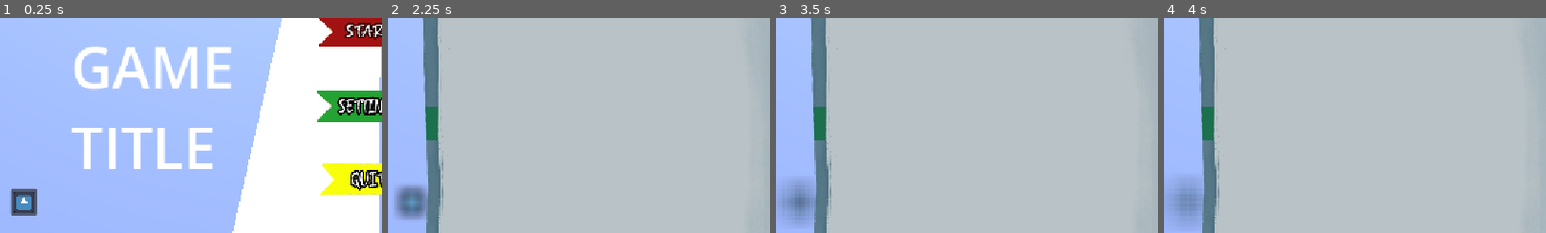
Above: before the commit, frames 1-4 (left to right).
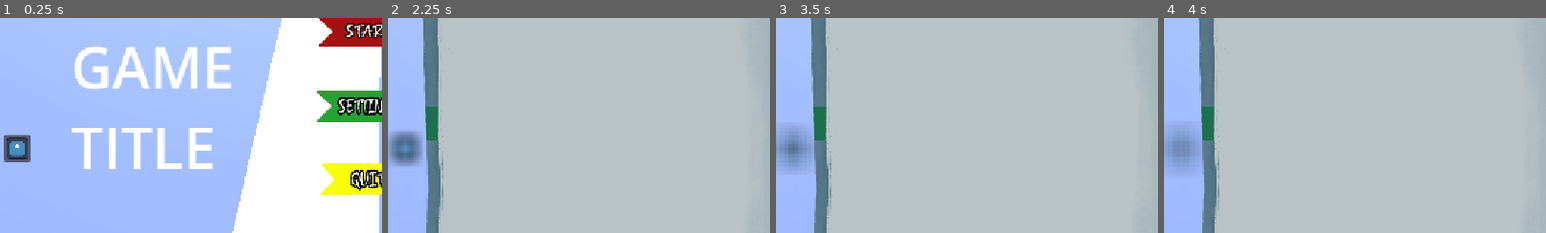
Above: after the commit, the same moments.

Repository: Blulow/octavuss_office
Game: Godot game, scene res://scenes/main_menu.tscn
Same seed, same stepped clock (60 frames per second), same inputs: the game is played once before the commit and once after it. The engine's default icon, where the game draws it, is replaced by a stand-in: a white triangle on a blue panel in a dark square.
Inputs (mouse positions are % of the whole screen's width and height, from its top left; square brackets give the same spot before the commit, where the layout moved):
- Up to frame 1 (0.25 s): no input
- Up to frame 2 (2.25 s): click (2, 75) [3, 88] at 0.5 s; click (2, 75) [3, 88] at 1.25 s; click (2, 75) [3, 88] at 2 s
- Up to frame 3 (3.5 s): tap Enter (ui_accept) at 2.75 s; drag from (55, 48) to (60, 28) at 2.77 s
- Up to frame 4 (4 s): drag from (55, 66) to (45, 70) at 3.52 s
The pictures show only the part of the screen within x 0-50%, y 45-95%; the shares and areas given below are measured in that part.

The runs differ from the first frame. In frame 1, 1.8% of the frame differs, in the area x 1-10%, y 54-92%; in frame 2, 2.7%; in frame 3, 3.3%; in frame 4, 3.4%, in the area x 0-11%, y 49-97%.

Commit message:
fix: clean up merger copies, ui clean

Diff:
--- a/scenes/dialogue_scene_facts_1.tscn
+++ /dev/null
@@ -1,120 +0,0 @@
-[gd_scene format=3 uid="uid://bcwl5qkvwop3m"]
-
-[ext_resource type="Script" uid="uid://bfemtu0onov7" path="res://scripts/dialogue_scene_facts.gd" id="1_scene"]
-[ext_resource type="PackedScene" uid="uid://cb5ue2xennvxk" path="res://scenes/dialogue_box.tscn" id="2_box"]
-[ext_resource type="PackedScene" uid="uid://caiarpyc05rrx" path="res://scenes/choice_box.tscn" id="3_choice"]
-[ext_resource type="PackedScene" uid="uid://co5dhliqpfxqm" path="res://scenes/facts_box.tscn" id="4_facts"]
-[ext_resource type="Script" path="res://scripts/notebook_button.gd" id="5_nb"]
-[ext_resource type="Texture2D" uid="uid://bkfm0hy52tho" path="res://icon.svg" id="6_icon"]
-[ext_resource type="PackedScene" uid="uid://c7iy0pgt87h3g" path="res://scenes/note_book.tscn" id="7_nb"]
-[ext_resource type="Shader" uid="uid://fsoauxr4xq5r" path="res://assets/shader/screen_blur.gdshader" id="8_blur"]
-
-[sub_resource type="Environment" id="Environment_menu"]
-fog_enabled = true
-fog_light_color = Color(0.037597656, 0.056079865, 0.0625, 1)
-volumetric_fog_albedo = Color(0.3359375, 0.3359375, 0.3359375, 1)
-
-[sub_resource type="StandardMaterial3D" id="StandardMaterial3D_table"]
-albedo_color = Color(0.13471985, 0.22307785, 0.42578125, 1)
-
-[sub_resource type="CylinderMesh" id="CylinderMesh_table"]
-material = SubResource("StandardMaterial3D_table")
-top_radius = 2.0
-height = 0.5
-
-[sub_resource type="CapsuleMesh" id="CapsuleMesh_client"]
-
-[sub_resource type="PlaneMesh" id="PlaneMesh_name"]
-size = Vector2(0.8, 0.2)
-
-[sub_resource type="ShaderMaterial" id="ShaderMaterial_blur"]
-shader = ExtResource("8_blur")
-shader_parameter/radius = 4.0
-
-[node name="DialogueSceneFacts" type="Node3D" unique_id=111532145]
-
-[node name="WorldEnvironment" type="WorldEnvironment" parent="." unique_id=1900018286]
-environment = SubResource("Environment_menu")
-
-[node name="Camera3D" type="Camera3D" parent="." unique_id=1723748450]
-transform = Transform3D(1, 0, 0, 0, 1, 0, 0, 0, 1, 0, 0.6272142, 2.7546952)
-current = true
-
-[node name="SpotLight3D" type="SpotLight3D" parent="." unique_id=1404252891]
-transform = Transform3D(1, 0, 0, 0, -4.371139e-08, 1, 0, -1, -4.371139e-08, 0, 2.7088766, 0)
-
-[node name="Table" type="MeshInstance3D" parent="." unique_id=1590192541]
-transform = Transform3D(1, 0, 0, 0, 1, 0, 0, 0, 1, 0, -0.5120692, 0)
-mesh = SubResource("CylinderMesh_table")
-
-[node name="Client1" type="MeshInstance3D" parent="." unique_id=788986570]
-transform = Transform3D(1, 0, 0, 0, 1, 0, 0, 0, 1, -1.4154668, 0, -3.1035836)
-mesh = SubResource("CapsuleMesh_client")
-
-[node name="Client2" type="MeshInstance3D" parent="." unique_id=2116905958]
-transform = Transform3D(1, 0, 0, 0, 1, 0, 0, 0, 1, 0.901541, 0, -3.1035836)
-mesh = SubResource("CapsuleMesh_client")
-
-[node name="NameStand" type="Node3D" parent="." unique_id=330254354]
-transform = Transform3D(0.98928577, 0, 0.14599197, 0, 1, 0, -0.14599197, 0, 0.98928577, -0.46910247, -0.17482334, 0.36041564)
-
-[node name="MeshInstance3D" type="MeshInstance3D" parent="NameStand" unique_id=1716158078]
-transform = Transform3D(1, 0, 0, 0, 0.70710677, -0.70710677, 0, 0.70710677, 0.70710677, 0, 0, 0.054950446)
-mesh = SubResource("PlaneMesh_name")
-
-[node name="MeshInstance3D2" type="MeshInstance3D" parent="NameStand" unique_id=1992983377]
-transform = Transform3D(1, 0, 0, 0, 0.7071067, 0.7071067, 0, -0.7071067, 0.7071067, 0, 0, -0.08770272)
-mesh = SubResource("PlaneMesh_name")
-
-[node name="Label3D" type="Label3D" parent="NameStand" unique_id=1257743121]
-transform = Transform3D(1, 0, 0, 0, 0.70710677, 0.70710677, 0, -0.70710677, 0.70710677, 0, 0, 0.057092637)
-text = "Dr Player"
-
-[node name="UI" type="CanvasLayer" parent="." unique_id=286922206]
-layer = 10
-script = ExtResource("1_scene")
-
-[node name="DialogueBox" parent="UI" unique_id=116718778 instance=ExtResource("2_box")]
-
-[node name="ChoiceBox" parent="UI" unique_id=1006367709 instance=ExtResource("3_choice")]
-width = 620.0
-center_offset_x = 210.0
-
-[node name="FactsBox" parent="UI" unique_id=72779882 instance=ExtResource("4_facts")]
-layout_mode = 3
-anchors_preset = 0
-offset_left = 24.0
-offset_top = 84.0
-offset_right = 384.0
-offset_bottom = 554.0
-
-[node name="NotebookButton" type="Button" parent="UI"]
-layout_mode = 3
-anchors_preset = 2
-anchor_top = 1.0
-anchor_bottom = 1.0
-offset_left = 16.0
-offset_top = -98.0
-offset_right = 56.0
-offset_bottom = -58.0
-custom_minimum_size = Vector2(40, 40)
-focus_mode = 0
-icon = ExtResource("6_icon")
-expand_icon = true
-script = ExtResource("5_nb")
-
-[node name="NotebookOverlay" type="CanvasLayer" parent="."]
-layer = 20
-visible = false
-
-[node name="BackBufferCopy" type="BackBufferCopy" parent="NotebookOverlay"]
-copy_mode = 2
-
-[node name="Blur" type="ColorRect" parent="NotebookOverlay"]
-anchors_preset = 15
-anchor_right = 1.0
-anchor_bottom = 1.0
-mouse_filter = 0
-material = SubResource("ShaderMaterial_blur")
-
-[node name="NoteBook" parent="NotebookOverlay" instance=ExtResource("7_nb")]
--- a/scenes/game.tscn
+++ b/scenes/game.tscn
@@ -87,10 +87,10 @@
 anchors_preset = 2
 anchor_top = 1.0
 anchor_bottom = 1.0
-offset_left = 16.0
-offset_top = -98.0
-offset_right = 56.0
-offset_bottom = -58.0
+offset_left = 6.0
+offset_top = -179.0
+offset_right = 46.0
+offset_bottom = -139.0
 grow_vertical = 0
 focus_mode = 0
 icon = ExtResource("10_kvpfn")
--- a/scenes/main_menu - Copy.tscn
+++ /dev/null
@@ -1,280 +0,0 @@
-[gd_scene format=3 uid="uid://c4asxrco5dq5p"]
-
-[ext_resource type="Script" uid="uid://c37vg6jhe0ay0" path="res://scripts/mainmenu.gd" id="1_lgwnu"]
-[ext_resource type="PackedScene" uid="uid://cw7qx4up1erpv" path="res://scenes/ui/strip.tscn" id="2_flqon"]
-[ext_resource type="Texture2D" uid="uid://dljk52dilrweh" path="res://assets/images/book.PNG" id="3_rcqid"]
-[ext_resource type="Texture2D" uid="uid://dekoxklfl4ay0" path="res://assets/buttons/startbutton.png" id="3_rtw2f"]
-[ext_resource type="PackedScene" uid="uid://df8j3swg8lxma" path="res://scenes/ui/strip2d.tscn" id="4_1ajci"]
-[ext_resource type="Texture2D" uid="uid://tpmssaxnt0fx" path="res://assets/buttons/button penanda buku v2 setting.png" id="4_oa1go"]
-[ext_resource type="Texture2D" uid="uid://bwxf3dsr2wcd4" path="res://assets/buttons/button penanda buku v2 quit.png" id="5_tbmy8"]
-[ext_resource type="PackedScene" uid="uid://co642745b7vsm" path="res://scenes/ui/animated_texture_rect.tscn" id="8_7b55j"]
-[ext_resource type="Texture2D" uid="uid://hl8gocycs3dn" path="res://assets/images/page_1.PNG" id="9_5pajh"]
-[ext_resource type="Texture2D" uid="uid://c6uedym22bktt" path="res://assets/images/page_3.PNG" id="10_j7ex8"]
-[ext_resource type="Texture2D" uid="uid://cf8mv0e3m0lhw" path="res://assets/images/page_2.PNG" id="11_a8gd2"]
-[ext_resource type="Script" uid="uid://bb7duecckfmbd" path="res://scripts/UI/settings_panel.gd" id="12_flqon"]
-[ext_resource type="PackedScene" uid="uid://djtxrqeg6047t" path="res://scenes/settings menu.tscn" id="13_rcqid"]
-
-[sub_resource type="StandardMaterial3D" id="StandardMaterial3D_drhbd"]
-albedo_color = Color(0.13471985, 0.22307785, 0.42578125, 1)
-
-[sub_resource type="CylinderMesh" id="CylinderMesh_u8ny3"]
-material = SubResource("StandardMaterial3D_drhbd")
-top_radius = 2.0
-height = 0.5
-
-[sub_resource type="CapsuleMesh" id="CapsuleMesh_u8ny3"]
-
-[sub_resource type="ShaderMaterial" id="ShaderMaterial_s5g8n"]
-
-[sub_resource type="StandardMaterial3D" id="StandardMaterial3D_uguvf"]
-next_pass = SubResource("ShaderMaterial_s5g8n")
-albedo_color = Color(0.88946533, 0.9401102, 0.96484375, 1)
-
-[sub_resource type="BoxMesh" id="BoxMesh_u8ny3"]
-material = SubResource("StandardMaterial3D_uguvf")
-size = Vector3(0.49621582, 0.1, 1)
-
-[sub_resource type="PlaneMesh" id="PlaneMesh_u8ny3"]
-size = Vector2(0.8, 0.2)
-
-[sub_resource type="Environment" id="Environment_u8ny3"]
-fog_enabled = true
-fog_light_color = Color(0.037597656, 0.056079865, 0.0625, 1)
-volumetric_fog_albedo = Color(0.3359375, 0.3359375, 0.3359375, 1)
-
-[sub_resource type="Gradient" id="Gradient_85riq"]
-
-[sub_resource type="GradientTexture2D" id="GradientTexture2D_u8ny3"]
-gradient = SubResource("Gradient_85riq")
-
-[sub_resource type="SpriteFrames" id="SpriteFrames_u8ny3"]
-animations = [{
-"frames": [{
-"duration": 1.0,
-"texture": ExtResource("10_j7ex8")
-}, {
-"duration": 1.0,
-"texture": ExtResource("11_a8gd2")
-}, {
-"duration": 1.0,
-"texture": ExtResource("9_5pajh")
-}],
-"loop": 1,
-"name": &"close",
-"speed": 5.0
-}, {
-"frames": [{
-"duration": 1.0,
-"texture": ExtResource("9_5pajh")
-}, {
-"duration": 1.0,
-"texture": ExtResource("11_a8gd2")
-}, {
-"duration": 1.0,
-"texture": ExtResource("10_j7ex8")
-}],
-"loop": 0,
-"name": &"open",
-"speed": 5.0
-}]
-
-[node name="Node3D" type="Node3D" unique_id=1446060369]
-script = ExtResource("1_lgwnu")
-
-[node name="TransCam" type="Camera3D" parent="." unique_id=849756624]
-
-[node name="Table" type="MeshInstance3D" parent="." unique_id=1665573118]
-transform = Transform3D(1, 0, 0, 0, 1, 0, 0, 0, 1, 0, -0.5120692, 0)
-mesh = SubResource("CylinderMesh_u8ny3")
-
-[node name="Player" type="MeshInstance3D" parent="." unique_id=2141148213]
-transform = Transform3D(1, 0, 0, 0, 1, 0, 0, 0, 1, 0, 0, 2.7546952)
-mesh = SubResource("CapsuleMesh_u8ny3")
-
-[node name="PlayerCam" type="Camera3D" parent="Player" unique_id=1977211648]
-transform = Transform3D(1, 0, 0, 0, 1, 0, 0, 0, 1, 0, 0.6272142, 0)
-
-[node name="Client1" type="MeshInstance3D" parent="." unique_id=1026843610]
-transform = Transform3D(1, 0, 0, 0, 1, 0, 0, 0, 1, -1.4154668, 0, -3.1035836)
-mesh = SubResource("CapsuleMesh_u8ny3")
-
-[node name="Client2" type="MeshInstance3D" parent="." unique_id=229096456]
-transform = Transform3D(1, 0, 0, 0, 1, 0, 0, 0, 1, 0.901541, 0, -3.1035836)
-mesh = SubResource("CapsuleMesh_u8ny3")
-
-[node name="StartCam" type="Camera3D" parent="." unique_id=796076622]
-transform = Transform3D(1, 0, 0, 0, 0.5222076, 0.85281837, 0, -0.85281837, 0.5222076, 0, 0.5119003, 1.7289213)
-
-[node name="MainMenuUI" type="Node3D" parent="." unique_id=36798950]
-
-[node name="Book" type="Node3D" parent="MainMenuUI" unique_id=733758904]
-transform = Transform3D(1, 0, 0, 0, 1, 0, 0, 0, 1, 0.5201809, -0.20495379, 1.1918496)
-visible = false
-
-[node name="BookLeft" type="MeshInstance3D" parent="MainMenuUI/Book" unique_id=1130963120]
-transform = Transform3D(0.9991214, 0.041911397, 0, -0.041911397, 0.9991214, 0, 0, 0, 1, -0.26269022, 0, 0)
-mesh = SubResource("BoxMesh_u8ny3")
-
-[node name="BookRight" type="MeshInstance3D" parent="MainMenuUI/Book" unique_id=25461112]
-transform = Transform3D(0.9994521, -0.033098217, 0, 0.033098217, 0.9994521, 0, 0, 0, 1, 0.20423985, 0, 0)
-mesh = SubResource("BoxMesh_u8ny3")
-
-[node name="Strips" type="Node3D" parent="MainMenuUI/Book" unique_id=1822941909]
-transform = Transform3D(1, 0, 0, 0, 1, 0, 0, 0, 1, -0.5630934, 0, 0)
-
-[node name="Strip" parent="MainMenuUI/Book/Strips" unique_id=1301950672 instance=ExtResource("2_flqon")]
-transform = Transform3D(1, 0, 0, 0, 1, 0, 0, 0, 1, 0, 0, -0.32196283)
-label = "Start"
-
-[node name="Strip2" parent="MainMenuUI/Book/Strips" unique_id=1841325418 instance=ExtResource("2_flqon")]
-transform = Transform3D(1, 0, 0, 0, 1, 0, 0, 0, 1, 0, 0, -0.023983717)
-label = "Settings"
-
-[node name="Strip3" parent="MainMenuUI/Book/Strips" unique_id=896127359 instance=ExtResource("2_flqon")]
-transform = Transform3D(1, 0, 0, 0, 1, 0, 0, 0, 1, 0, 0, 0.2776879)
-label = "Quit"
-
-[node name="Title" type="Label3D" parent="MainMenuUI" unique_id=1710883638]
-transform = Transform3D(1, 0, 0, 0, -4.371139e-08, 1, 0, -1, -4.371139e-08, -0.7564903, -0.25652918, 1.1213982)
-visible = false
-text = "GAME
-TITLE"
-
-[node name="NameStand" type="Node3D" parent="MainMenuUI" unique_id=346076287]
-transform = Transform3D(0.98928577, 0, 0.14599197, 0, 1, 0, -0.14599197, 0, 0.98928577, -0.46910247, -0.17482334, 0.36041564)
-
-[node name="MeshInstance3D" type="MeshInstance3D" parent="MainMenuUI/NameStand" unique_id=1193740616]
-transform = Transform3D(1, 0, 0, 0, 0.70710677, -0.70710677, 0, 0.70710677, 0.70710677, 0, 0, 0.054950446)
-mesh = SubResource("PlaneMesh_u8ny3")
-
-[node name="MeshInstance3D2" type="MeshInstance3D" parent="MainMenuUI/NameStand" unique_id=633596970]
-transform = Transform3D(1, 0, 0, 0, 0.7071067, 0.7071067, 0, -0.7071067, 0.7071067, 0, 0, -0.08770272)
-mesh = SubResource("PlaneMesh_u8ny3")
-
-[node name="Label3D" type="Label3D" parent="MainMenuUI/NameStand" unique_id=1887682974]
-transform = Transform3D(1, 0, 0, 0, 0.70710677, 0.70710677, 0, -0.70710677, 0.70710677, 0, 0, 0.057092637)
-text = "Dr Player"
-
-[node name="SpotLight3D" type="SpotLight3D" parent="." unique_id=1455996595]
-transform = Transform3D(1, 0, 0, 0, -4.371139e-08, 1, 0, -1, -4.371139e-08, 0, 2.7088766, 0)
-
-[node name="WorldEnvironment" type="WorldEnvironment" parent="." unique_id=1359823609]
-environment = SubResource("Environment_u8ny3")
-
-[node name="UI" type="CanvasLayer" parent="." unique_id=1225004782]
-
-[node name="Book" type="Control" parent="UI" unique_id=1760123109]
-layout_mode = 3
-anchors_preset = 0
-offset_left = 595.0
-offset_top = 260.0
-offset_right = 1090.0
-offset_bottom = 641.0
-
-[node name="TextureRect" type="TextureRect" parent="UI/Book" unique_id=14481934]
-layout_mode = 0
-offset_left = -83.0
-offset_top = -252.0
-offset_right = 557.0
-offset_bottom = 388.0
-texture = ExtResource("3_rcqid")
-
-[node name="Strips" type="Control" parent="UI/Book" unique_id=1625685532]
-anchors_preset = 0
-offset_left = -127.0
-offset_top = 46.0
-offset_right = 208.0
-offset_bottom = 328.0
-
-[node name="TextureRect" type="TextureRect" parent="UI/Book/Strips" unique_id=215762605]
-clip_children = 1
-layout_mode = 0
-offset_left = -83.0
-offset_top = -19.0
-offset_right = 174.0
-offset_bottom = 56.0
-mouse_filter = 2
-texture = SubResource("GradientTexture2D_u8ny3")
-
-[node name="Strip" parent="UI/Book/Strips/TextureRect" unique_id=214222789 node_paths=PackedStringArray("mask", "parent") instance=ExtResource("4_1ajci")]
-modulate = Color(1, 0, 0, 1)
-layout_mode = 0
-offset_left = 100.0
-offset_right = 595.0001
-offset_bottom = 82.0
-scale = Vector2(0.6, 0.6)
-texture = ExtResource("3_rtw2f")
-mask = NodePath("..")
-parent = NodePath("../..")
-
-[node name="TextureRect2" type="TextureRect" parent="UI/Book/Strips" unique_id=44334497]
-clip_children = 1
-layout_mode = 0
-offset_left = -79.0
-offset_top = 92.99999
-offset_right = 178.0
-offset_bottom = 168.0
-mouse_filter = 2
-texture = SubResource("GradientTexture2D_u8ny3")
-
-[node name="Strip2" parent="UI/Book/Strips/TextureRect2" unique_id=1484798191 node_paths=PackedStringArray("mask", "parent") instance=ExtResource("4_1ajci")]
-modulate = Color(0, 1, 0, 1)
-layout_mode = 0
-offset_left = 100.0
-offset_right = 623.0
-offset_bottom = 89.0
-scale = Vector2(0.6, 0.6)
-texture = ExtResource("4_oa1go")
-mask = NodePath("..")
-parent = NodePath("../..")
-
-[node name="TextureRect3" type="TextureRect" parent="UI/Book/Strips" unique_id=369985656]
-clip_children = 1
-layout_mode = 0
-offset_left = -77.0
-offset_top = 203.00002
-offset_right = 180.0
-offset_bottom = 278.0
-mouse_filter = 2
-texture = SubResource("GradientTexture2D_u8ny3")
-
-[node name="Strip3" parent="UI/Book/Strips/TextureRect3" unique_id=1964119910 node_paths=PackedStringArray("mask", "parent") instance=ExtResource("4_1ajci")]
-modulate = Color(0, 0, 1, 1)
-layout_mode = 0
-offset_left = 100.0
-offset_right = 604.0001
-offset_bottom = 86.0
-scale = Vector2(0.6, 0.6)
-texture = ExtResource("5_tbmy8")
-mask = NodePath("..")
-parent = NodePath("../..")
-
-[node name="AnimatedTextureRect" parent="UI/Book" unique_id=1326480437 instance=ExtResource("8_7b55j")]
-layout_mode = 1
-offset_left = -66.99994
-offset_top = -235.99997
-offset_right = 355.94122
-offset_bottom = 300.94116
-scale = Vector2(0.68, 0.68)
-mouse_filter = 2
-texture = ExtResource("9_5pajh")
-sprite_frames = SubResource("SpriteFrames_u8ny3")
-playing = false
-
-[node name="Title" type="Label" parent="UI" unique_id=599290273]
-offset_left = 107.0
-offset_top = 307.0
-offset_right = 354.0
-offset_bottom = 546.0
-theme_override_font_sizes/font_size = 86
-text = "GAME
-TITLE"
-
-[node name="SettingsPanelWiring" type="Node" parent="." unique_id=2079752683 node_paths=PackedStringArray("open_button", "parent")]
-script = ExtResource("12_flqon")
-open_button = NodePath("../UI/Book/Strips/TextureRect2/Strip2")
-panel_scene = ExtResource("13_rcqid")
-parent = NodePath("../UI")
-direction = 1
-
-[connection signal="onclick" from="MainMenuUI/Book/Strips/Strip" to="." method="_on_strip_onclick"]
--- a/scenes/settings menu - Copy.tscn
+++ /dev/null
@@ -1,74 +0,0 @@
-[gd_scene format=3 uid="uid://bfe4lt1ardi36"]
-
-[ext_resource type="Texture2D" uid="uid://qdij1tbuw2pf" path="res://assets/buttons/clipboard checkpoint.png" id="1_6lyqx"]
-[ext_resource type="Texture2D" uid="uid://l6wne6abwhgy" path="res://assets/buttons/Setting heading.png" id="2_h7v07"]
-[ext_resource type="PackedScene" uid="uid://cmvpkpsuyyt8l" path="res://scenes/input_elements/button.tscn" id="3_7ihbn"]
-[ext_resource type="Texture2D" uid="uid://umbj172l423q" path="res://assets/buttons/Audio buttons checkpoint copy.png" id="4_qcxcu"]
-[ext_resource type="Texture2D" uid="uid://njtv70s3uie8" path="res://assets/buttons/other buttons checkpoint copy 2.png" id="5_fvl7d"]
-[ext_resource type="Texture2D" uid="uid://bpnsr7ttj5gqj" path="res://assets/buttons/back buttons checkpoint copy 3.png" id="6_a4thb"]
-[ext_resource type="Script" uid="uid://lqe5v5fu7lcu" path="res://scripts/UI/panel_closer.gd" id="7_wxhqg"]
-
-[node name="Control" type="Control" unique_id=428628215]
-layout_mode = 3
-anchors_preset = 15
-anchor_right = 1.0
-anchor_bottom = 1.0
-grow_horizontal = 2
-grow_vertical = 2
-
-[node name="Sprite2D" type="Sprite2D" parent="." unique_id=307924277]
-position = Vector2(575, 322)
-scale = Vector2(0.5987002, 0.59894365)
-texture = ExtResource("1_6lyqx")
-
-[node name="Sprite2D" type="Sprite2D" parent="Sprite2D" unique_id=1847729256]
-position = Vector2(-11.691995, -318.89478)
-texture = ExtResource("2_h7v07")
-
-[node name="Button" parent="." unique_id=258782434 instance=ExtResource("3_7ihbn")]
-layout_mode = 0
-anchors_preset = 0
-offset_left = 453.0
-offset_top = 175.0
-offset_right = 773.0
-offset_bottom = 350.0
-grow_horizontal = 1
-grow_vertical = 1
-scale = Vector2(0.51866215, 0.5123724)
-text = ""
-icon = ExtResource("4_qcxcu")
-flat = true
-
-[node name="Button2" parent="." unique_id=1035443828 instance=ExtResource("3_7ihbn")]
-layout_mode = 0
-anchors_preset = 0
-offset_left = 452.99997
-offset_top = 273.0
-offset_right = 773.0
-offset_bottom = 448.0
-grow_horizontal = 1
-grow_vertical = 1
-scale = Vector2(0.51866215, 0.5123724)
-text = ""
-icon = ExtResource("5_fvl7d")
-flat = true
-
-[node name="Button3" parent="." unique_id=581254869 instance=ExtResource("3_7ihbn")]
-layout_mode = 0
-anchors_preset = 0
-offset_left = 452.99997
-offset_top = 371.0
-offset_right = 773.0
-offset_bottom = 546.0
-grow_horizontal = 1
-grow_vertical = 1
-scale = Vector2(0.51866215, 0.5123724)
-text = ""
-icon = ExtResource("6_a4thb")
-flat = true
-
-[node name="RemoveSettings" type="Node" parent="." unique_id=1412309010 node_paths=PackedStringArray("close_button", "panel")]
-script = ExtResource("7_wxhqg")
-close_button = NodePath("../Button3")
-panel = NodePath("..")
-direction = 1
Not shown: 1 places in scenes/game.tscn that only renumber resources
